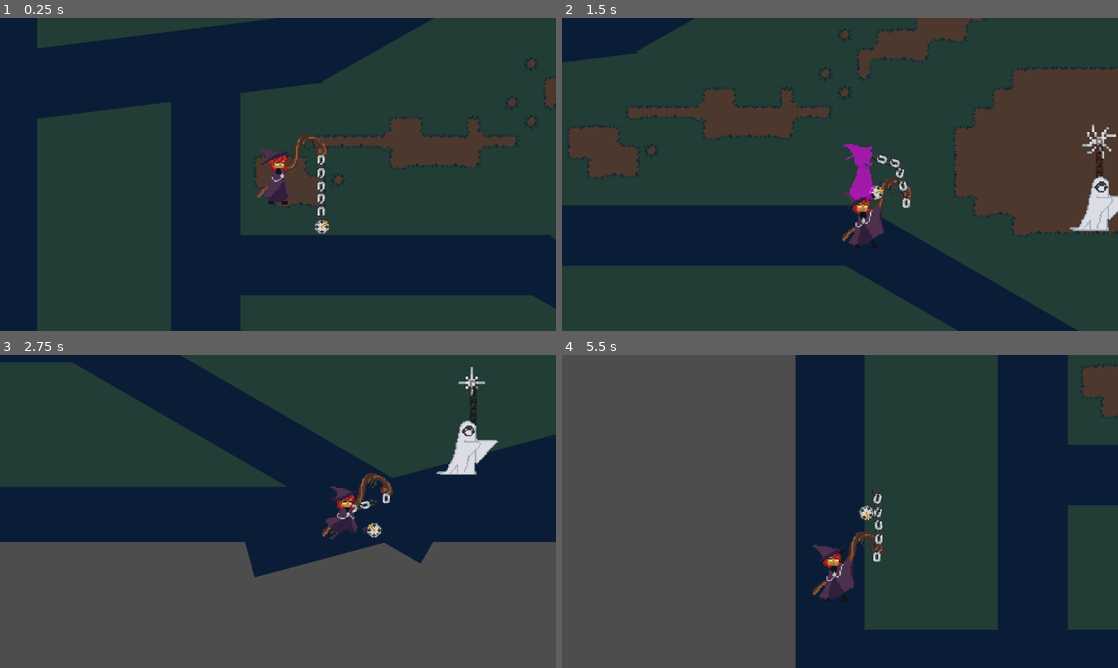
Above: before the commit, frames 1-4 (two rows, left to right).
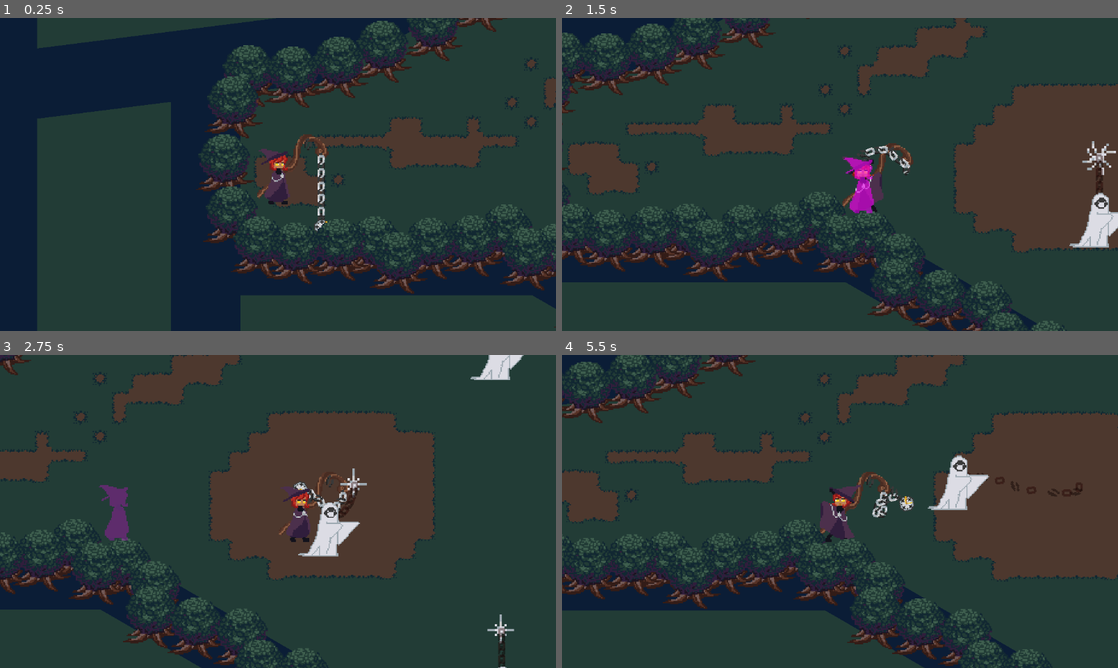
Above: after the commit, the same moments.

Repository: CplCanuck/mru-hacks-2025
Game: Godot game, scene res://Levels/level_one.tscn
Two runs of this game, one before a commit and one after it. Both use one fixed random seed, a clock stepped at 60 frames per second and the inputs below. This scene is started directly instead of the project's main scene.
Inputs:
- Up to frame 1 (0.25 s): no input
- Up to frame 2 (1.5 s): tap Enter (ui_accept) at 0.5, 0.77 s; hold D (right) 0.53-1.28 s; hold Space (attack) 0.53-1.28 s; hold S (down) from 1.28 s (still down); tap Shift (dash) at 1.35 s
- Up to frame 3 (2.75 s): tap Enter (ui_accept) at 1.52 s; release S (down) at 2.03 s; hold D (right) from 2.03 s (still down); hold E (interact) from 2.03 s (still down)
- Up to frame 4 (5.5 s): release D (right) at 2.78 s; release E (interact) at 2.78 s; hold W (up) 2.78-3.53 s; tap Space (attack) at 2.85 s; tap Enter (ui_accept) at 3.02, 3.77, 4.52 s; hold Shift (dash) 3.53-4.28 s; hold A (left) 3.53-5.03 s; tap E (interact) at 4.35 s; hold S (down) from 5.03 s (still down); hold Space (attack) from 5.03 s (still down)

The runs differ from the first frame. In frame 1, 12% of the frame differs, in the area x 35-100%, y 0-99%; in frame 2, 29%; in frame 3, 75%; in frame 4, 79%, in the area x 0-100%, y 0-100%.

Commit message:
Added 73 Trees

Diff:
--- a/Levels/level_one.tscn
+++ b/Levels/level_one.tscn
@@ -7,10 +7,12 @@
 [ext_resource type="PackedScene" uid="uid://bnhyfa1xv47dk" path="res://Enemies/Ghost.tscn" id="5_cph7v"]
 [ext_resource type="PackedScene" uid="uid://byjmdu6hnqlpd" path="res://Elements/Gravestone.tscn" id="6_ya8ts"]
 [ext_resource type="PackedScene" uid="uid://bm3btevr6lisi" path="res://UI/DialogueBox.tscn" id="7_whtlt"]
+[ext_resource type="PackedScene" uid="uid://dp6vit1pkxvs2" path="res://Scenes/Tree.tscn" id="8_whtlt"]
 
 [node name="LevelOne" type="Node2D"]
 
 [node name="Player" parent="." instance=ExtResource("1_wi846")]
+y_sort_enabled = true
 position = Vector2(230, 435)
 
 [node name="Camera" parent="." node_paths=PackedStringArray("player") instance=ExtResource("2_pvy0h")]
@@ -136,3 +138,226 @@
 [node name="CanvasLayer" type="CanvasLayer" parent="."]
 
 [node name="DialogueBox" parent="CanvasLayer" instance=ExtResource("7_whtlt")]
+
+[node name="Trees" type="Node2D" parent="."]
+y_sort_enabled = true
+position = Vector2(589, 199)
+
+[node name="Tree" parent="Trees" instance=ExtResource("8_whtlt")]
+position = Vector2(-42, -10)
+
+[node name="Tree2" parent="Trees" instance=ExtResource("8_whtlt")]
+position = Vector2(-75, 12)
+
+[node name="Tree3" parent="Trees" instance=ExtResource("8_whtlt")]
+position = Vector2(-110, 29)
+
+[node name="Tree4" parent="Trees" instance=ExtResource("8_whtlt")]
+position = Vector2(-133, 59)
+
+[node name="Tree5" parent="Trees" instance=ExtResource("8_whtlt")]
+position = Vector2(-154, 93)
+
+[node name="Tree6" parent="Trees" instance=ExtResource("8_whtlt")]
+position = Vector2(-192, 114)
+
+[node name="Tree7" parent="Trees" instance=ExtResource("8_whtlt")]
+position = Vector2(-231, 138)
+
+[node name="Tree8" parent="Trees" instance=ExtResource("8_whtlt")]
+position = Vector2(-273, 156)
+
+[node name="Tree9" parent="Trees" instance=ExtResource("8_whtlt")]
+position = Vector2(-309, 169)
+
+[node name="Tree10" parent="Trees" instance=ExtResource("8_whtlt")]
+position = Vector2(-347, 177)
+
+[node name="Tree11" parent="Trees" instance=ExtResource("8_whtlt")]
+position = Vector2(-384, 176)
+
+[node name="Tree12" parent="Trees" instance=ExtResource("8_whtlt")]
+position = Vector2(-397, 202)
+
+[node name="Tree13" parent="Trees" instance=ExtResource("8_whtlt")]
+position = Vector2(-404, 250)
+
+[node name="Tree14" parent="Trees" instance=ExtResource("8_whtlt")]
+position = Vector2(-398, 293)
+
+[node name="Tree15" parent="Trees" instance=ExtResource("8_whtlt")]
+position = Vector2(-375, 318)
+
+[node name="Tree16" parent="Trees" instance=ExtResource("8_whtlt")]
+position = Vector2(-345, 323)
+
+[node name="Tree17" parent="Trees" instance=ExtResource("8_whtlt")]
+position = Vector2(-309, 320)
+
+[node name="Tree18" parent="Trees" instance=ExtResource("8_whtlt")]
+position = Vector2(-279, 318)
+
+[node name="Tree19" parent="Trees" instance=ExtResource("8_whtlt")]
+position = Vector2(-260, 331)
+
+[node name="Tree20" parent="Trees" instance=ExtResource("8_whtlt")]
+position = Vector2(-233, 319)
+
+[node name="Tree21" parent="Trees" instance=ExtResource("8_whtlt")]
+position = Vector2(-198, 317)
+
+[node name="Tree22" parent="Trees" instance=ExtResource("8_whtlt")]
+position = Vector2(-170, 308)
+
+[node name="Tree23" parent="Trees" instance=ExtResource("8_whtlt")]
+position = Vector2(-152, 328)
+
+[node name="Tree24" parent="Trees" instance=ExtResource("8_whtlt")]
+position = Vector2(-129, 324)
+
+[node name="Tree25" parent="Trees" instance=ExtResource("8_whtlt")]
+position = Vector2(-104, 343)
+
+[node name="Tree26" parent="Trees" instance=ExtResource("8_whtlt")]
+position = Vector2(-107, 364)
+
+[node name="Tree27" parent="Trees" instance=ExtResource("8_whtlt")]
+position = Vector2(-70, 373)
+
+[node name="Tree28" parent="Trees" instance=ExtResource("8_whtlt")]
+position = Vector2(-32, 382)
+
+[node name="Tree29" parent="Trees" instance=ExtResource("8_whtlt")]
+position = Vector2(-17, 408)
+
+[node name="Tree30" parent="Trees" instance=ExtResource("8_whtlt")]
+position = Vector2(19, 415)
+
+[node name="Tree31" parent="Trees" instance=ExtResource("8_whtlt")]
+position = Vector2(13, 439)
+
+[node name="Tree32" parent="Trees" instance=ExtResource("8_whtlt")]
+position = Vector2(53, 438)
+
+[node name="Tree33" parent="Trees" instance=ExtResource("8_whtlt")]
+position = Vector2(84, 451)
+
+[node name="Tree34" parent="Trees" instance=ExtResource("8_whtlt")]
+position = Vector2(119, 463)
+
+[node name="Tree35" parent="Trees" instance=ExtResource("8_whtlt")]
+position = Vector2(150, 469)
+
+[node name="Tree36" parent="Trees" instance=ExtResource("8_whtlt")]
+position = Vector2(183, 465)
+
+[node name="Tree37" parent="Trees" instance=ExtResource("8_whtlt")]
+position = Vector2(219, 451)
+
+[node name="Tree38" parent="Trees" instance=ExtResource("8_whtlt")]
+position = Vector2(247, 433)
+
+[node name="Tree39" parent="Trees" instance=ExtResource("8_whtlt")]
+position = Vector2(280, 427)
+
+[node name="Tree40" parent="Trees" instance=ExtResource("8_whtlt")]
+position = Vector2(314, 412)
+
+[node name="Tree41" parent="Trees" instance=ExtResource("8_whtlt")]
+position = Vector2(327, 387)
+
+[node name="Tree42" parent="Trees" instance=ExtResource("8_whtlt")]
+position = Vector2(308, 361)
+
+[node name="Tree43" parent="Trees" instance=ExtResource("8_whtlt")]
+position = Vector2(297, 344)
+
+[node name="Tree44" parent="Trees" instance=ExtResource("8_whtlt")]
+position = Vector2(317, 319)
+
+[node name="Tree45" parent="Trees" instance=ExtResource("8_whtlt")]
+position = Vector2(299, 298)
+
+[node name="Tree46" parent="Trees" instance=ExtResource("8_whtlt")]
+position = Vector2(281, 285)
+
+[node name="Tree47" parent="Trees" instance=ExtResource("8_whtlt")]
+position = Vector2(271, 258)
+
+[node name="Tree48" parent="Trees" instance=ExtResource("8_whtlt")]
+position = Vector2(272, 230)
+
+[node name="Tree49" parent="Trees" instance=ExtResource("8_whtlt")]
+position = Vector2(291, 206)
+
+[node name="Tree50" parent="Trees" instance=ExtResource("8_whtlt")]
+position = Vector2(316, 198)
+
+[node name="Tree51" parent="Trees" instance=ExtResource("8_whtlt")]
+position = Vector2(346, 194)
+
+[node name="Tree52" parent="Trees" instance=ExtResource("8_whtlt")]
+position = Vector2(366, 168)
+
+[node name="Tree53" parent="Trees" instance=ExtResource("8_whtlt")]
+position = Vector2(354, 143)
+
+[node name="Tree54" parent="Trees" instance=ExtResource("8_whtlt")]
+position = Vector2(363, 116)
+
+[node name="Tree55" parent="Trees" instance=ExtResource("8_whtlt")]
+position = Vector2(359, 95)
+
+[node name="Tree56" parent="Trees" instance=ExtResource("8_whtlt")]
+position = Vector2(331, 83)
+
+[node name="Tree57" parent="Trees" instance=ExtResource("8_whtlt")]
+position = Vector2(304, 79)
+
+[node name="Tree58" parent="Trees" instance=ExtResource("8_whtlt")]
+position = Vector2(284, 65)
+
+[node name="Tree59" parent="Trees" instance=ExtResource("8_whtlt")]
+position = Vector2(250, 63)
+
+[node name="Tree60" parent="Trees" instance=ExtResource("8_whtlt")]
+position = Vector2(226, 63)
+
+[node name="Tree61" parent="Trees" instance=ExtResource("8_whtlt")]
+position = Vector2(213, 50)
+
+[node name="Tree62" parent="Trees" instance=ExtResource("8_whtlt")]
+position = Vector2(190, 60)
+
+[node name="Tree63" parent="Trees" instance=ExtResource("8_whtlt")]
+position = Vector2(168, 72)
+
+[node name="Tree64" parent="Trees" instance=ExtResource("8_whtlt")]
+position = Vector2(152, 52)
+
+[node name="Tree65" parent="Trees" instance=ExtResource("8_whtlt")]
+position = Vector2(144, 29)
+
+[node name="Tree66" parent="Trees" instance=ExtResource("8_whtlt")]
+position = Vector2(127, 9)
+
+[node name="Tree67" parent="Trees" instance=ExtResource("8_whtlt")]
+position = Vector2(122, -12)
+
+[node name="Tree68" parent="Trees" instance=ExtResource("8_whtlt")]
+position = Vector2(94, -15)
+
+[node name="Tree69" parent="Trees" instance=ExtResource("8_whtlt")]
+position = Vector2(79, -3)
+
+[node name="Tree70" parent="Trees" instance=ExtResource("8_whtlt")]
+position = Vector2(59, -10)
+
+[node name="Tree71" parent="Trees" instance=ExtResource("8_whtlt")]
+position = Vector2(38, -17)
+
+[node name="Tree72" parent="Trees" instance=ExtResource("8_whtlt")]
+position = Vector2(15, -21)
+
+[node name="Tree73" parent="Trees" instance=ExtResource("8_whtlt")]
+position = Vector2(-15, -19)
--- /dev/null
+++ b/Scenes/Tree.tscn
@@ -0,0 +1,19 @@
+[gd_scene load_steps=3 format=3 uid="uid://dp6vit1pkxvs2"]
+
+[ext_resource type="Texture2D" uid="uid://c2cscdx1ymnh4" path="res://Assets/tree.png" id="1_gtca3"]
+
+[sub_resource type="CircleShape2D" id="CircleShape2D_gtca3"]
+radius = 28.0
+
+[node name="Tree" type="Node2D"]
+
+[node name="Sprite2D" type="Sprite2D" parent="."]
+position = Vector2(0, -21)
+texture = ExtResource("1_gtca3")
+
+[node name="Area2D" type="StaticBody2D" parent="."]
+position = Vector2(0, -21)
+
+[node name="CollisionShape2D" type="CollisionShape2D" parent="Area2D"]
+position = Vector2(0, 1)
+shape = SubResource("CircleShape2D_gtca3")
Not shown: 1 places in Levels/level_one.tscn that only renumber resources
